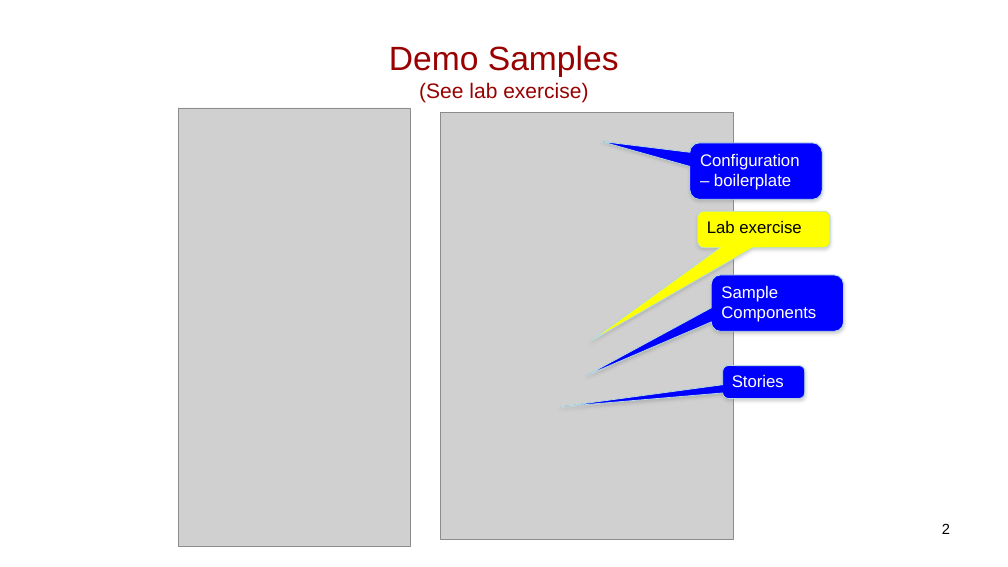
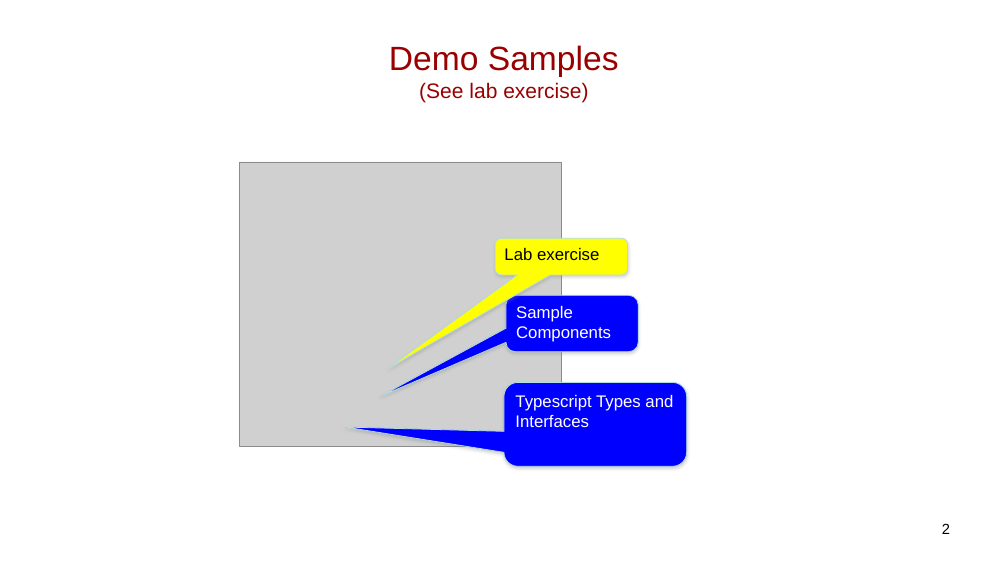
Before and after one commit to diarmuidoconnor/ewd-module-2025, a slide deck: slide 2 of topic04/talk-3/ReactJS_01.pptx. Drawn at 1008x567 pixels with LibreOffice and Linux fonts; fonts in the diff are those of the drawing; grey boxes stand for pictures. Boxes give left, top, right and bottom in pixels: in the first picture for what was removed or moved away, otherwise in the second. Text is boxed around its words. In the diff, an @@ line names an element or a change of style, - is before the commit and + after.

```diff
--- a/topic04/talk-3/ReactJS_01.pptx
+++ b/topic04/talk-3/ReactJS_01.pptx
@@ picture removed at bbox=[178, 108, 411, 547] @@
@@ picture removed at bbox=[441, 112, 734, 539] @@
@@ rounded speech box removed at bbox=[690, 143, 822, 200] @@
-Configuration – boilerplate
@@ picture added at bbox=[240, 162, 562, 446] @@
@@ rounded speech box "Lab exercise": place and size @@
-rounded speech box "Lab exercise" at bbox=[698, 211, 830, 247]
+rounded speech box "Lab exercise" at bbox=[495, 238, 628, 274]
@@ rounded speech box "Sample": place and size @@
-rounded speech box "Sample" at bbox=[712, 275, 844, 332]
+rounded speech box "Sample" at bbox=[506, 296, 638, 352]
@@ rounded speech box added at bbox=[504, 383, 687, 467], fill #0000FF, outline #B6DCDF 0.75 pt, 16 pt, text #FFFFFF @@
+Typescript Types and Interfaces
@@ rounded speech box removed at bbox=[723, 366, 805, 399] @@
-Stories
```
Also in this commit, not shown: 4 other slides changed, 7 other files.
